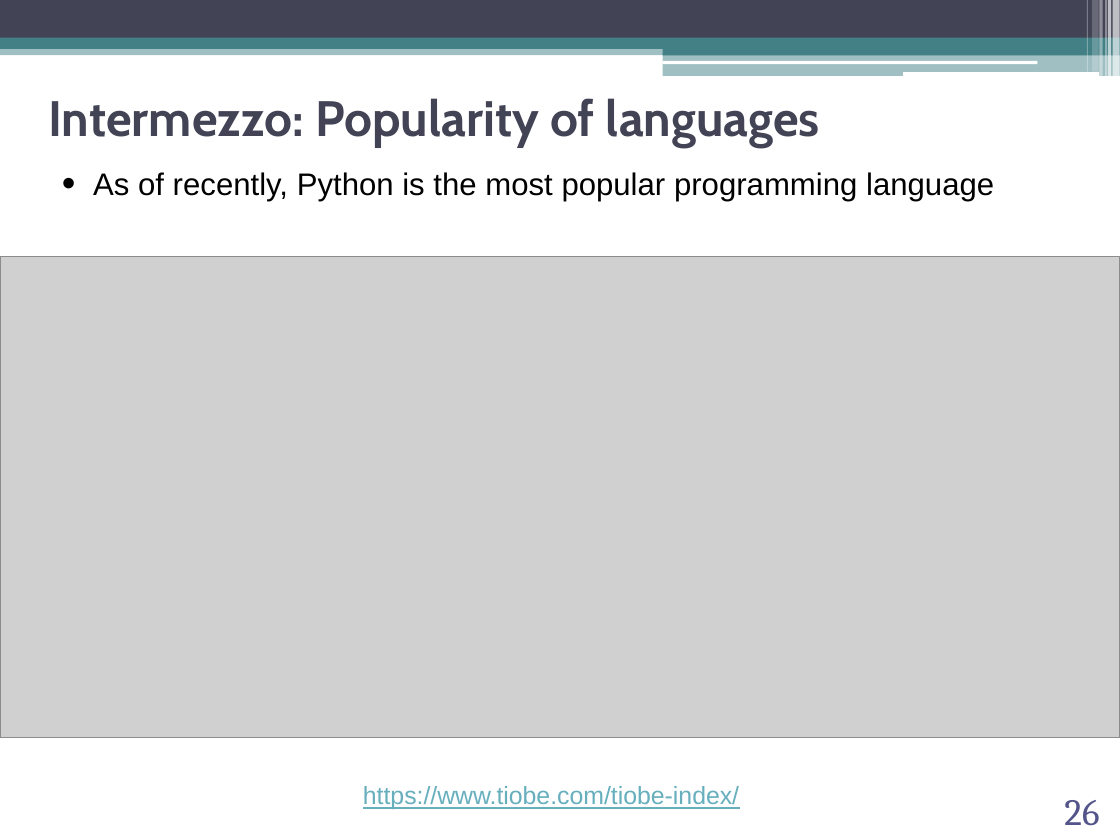
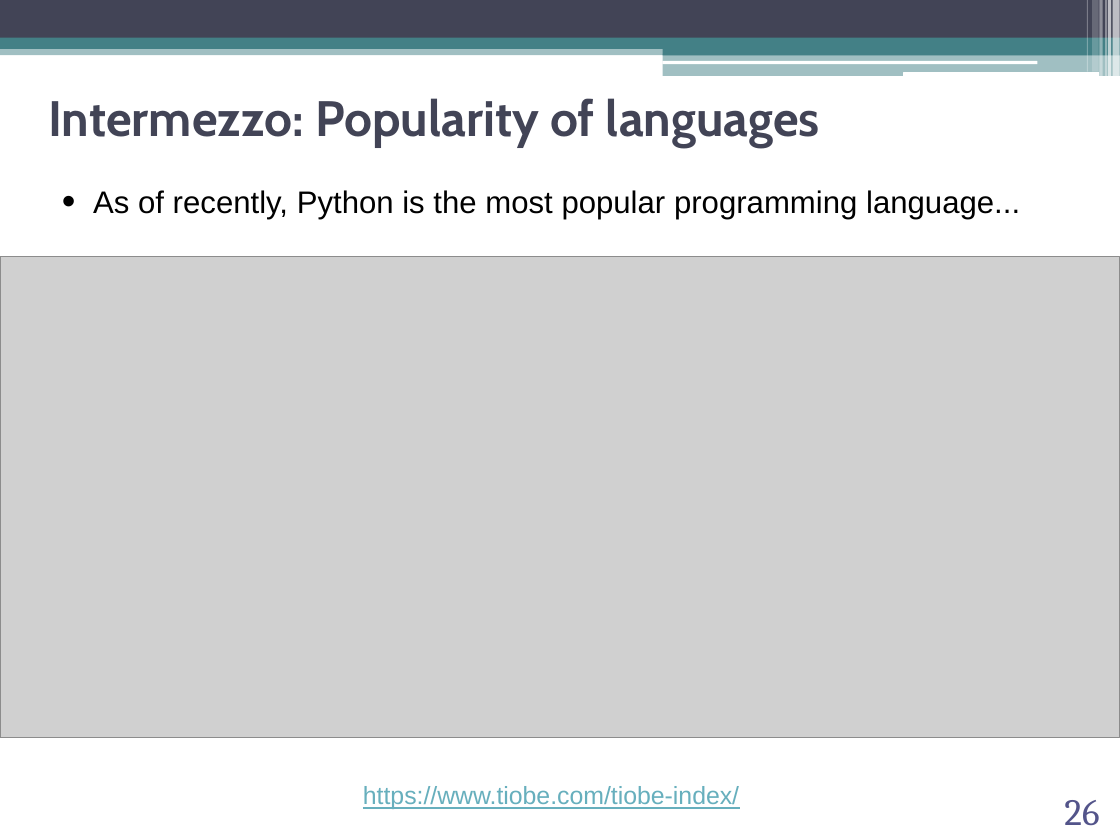
Before and after one commit to abilandz/PH8124, a slide deck: slide 26 of Lecture_1/ABilandzic_PH8124_SS2023.pptx. Drawn at 1120x840 pixels with LibreOffice and Linux fonts; fonts in the diff are those of the drawing; grey boxes stand for pictures; background and template pictures are left out. Boxes give left, top, right and bottom in pixels: in the first picture for what was removed or moved away, otherwise in the second. Text is boxed around its words. In the diff, an @@ line names an element or a change of style, - is before the commit and + after.

```diff
--- a/Lecture_1/ABilandzic_PH8124_SS2023.pptx
+++ b/Lecture_1/ABilandzic_PH8124_SS2023.pptx
@@ text at (93, 190, 1020, 220): text changed @@
-• As of recently, Python is the most popular programming language
+• As of recently, Python is the most popular programming language...
```
Also in this commit, not shown: 5 other slides changed, 1 other file.
